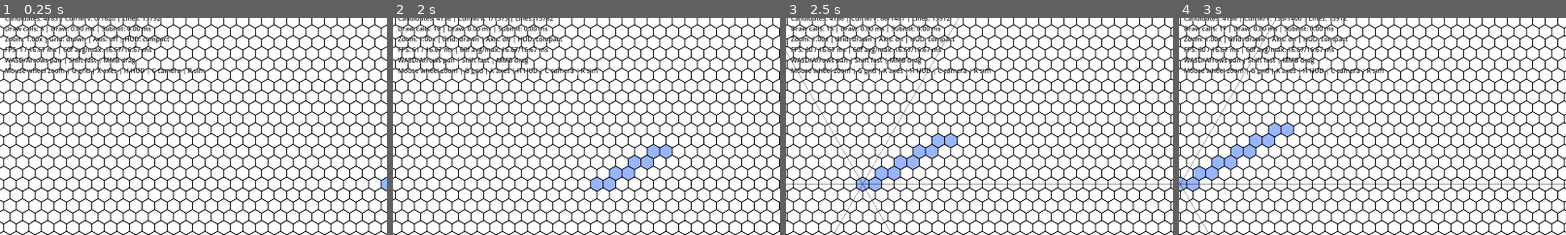
Above: before the commit, frames 1-4 (left to right).
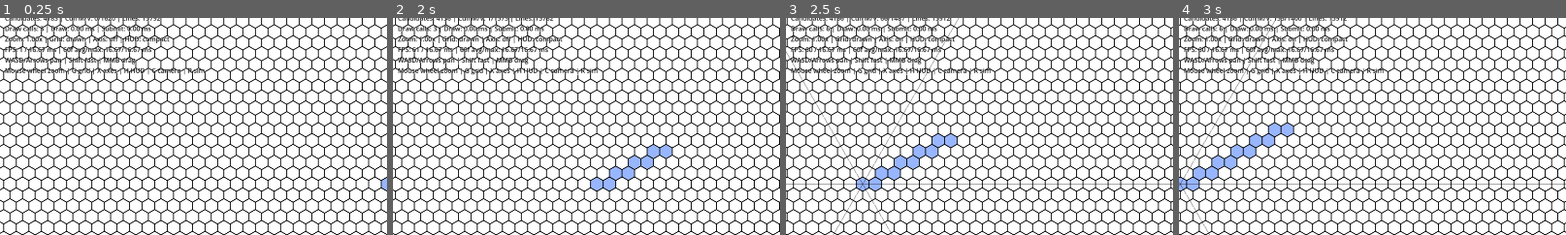
Above: after the commit, the same moments.

Repository: Kanturna/teritro
Game: Godot game, scene res://scenes/hex_lab.tscn
The game is run twice, just before and just after one commit, with the same random seed, the same clock (stepped at 60 frames per second) and the same inputs.
Inputs (mouse positions are % of the whole screen's width and height, from its top left):
- Up to frame 1 (0.25 s): no input
- Up to frame 2 (2 s): tap Enter at 0.5 s; move the mouse to (72, 45) at 0.52 s; hold D 0.53-1.25 s; tap C at 0.6 s; click (72, 45) at 0.67 s; drag from (30, 55) to (45, 70) at 1.27 s
- Up to frame 3 (2.5 s): tap Space at 2 s; move the mouse to (60, 28) at 2.02 s; hold D from 2.03 s (still down); tap X at 2.1 s
- Up to frame 4 (3 s): release D at 2.75 s; drag from (45, 70) to (20, 35) at 2.77 s
The pictures show only the part of the screen within x 0-50%, y 12-62%; the shares and areas given below are measured in that part.

Frame 1 is identical in both runs. In frame 2, 0.5% of the frame differs, in the area x 10-41%, y 3-8%; in frame 3, 0.5%; in frame 4, 0.5%.

Commit message:
perf(rendering): batch territory fills and guard full grid
WHAT:
- Move owned-cell territory rendering to one internal MultiMeshInstance2D batch.
- Keep grid, map outline, and debug axes on the procedural _draw() overlay path.
- Add a full-grid candidate cap plus renderer metrics and HUD output for batch/grid status.
- Add Slice 8 plan docs, ADR-011, findings, status, and next-step updates.

WHY:
- Per-cell _draw() territory fills scaled with owned-cell count and caused FPS drops as territory grew.
- Large Full-LOD grid views also needed a guard against excessive line work.

IMPACT:
- Owned territory draw-call shape is now constant instead of per owned cell.
- Grid rendering is suppressed when the visible Full-Grid candidate area exceeds the configured cap.
- Simulation truth stays outside the renderer; MultiMesh consumes snapshots and color maps only.

VALIDATION:
- Godot headless hex_grid_math_test.gd passed.
- Godot headless territory_sim_test.gd passed.
- Godot headless hex_debug_metrics_test.gd passed.
- Godot headless hex_lab_smoke_test.gd passed.
- git diff --check passed.

DOCS:
- Added docs/PLAN_SLICE_8.md.
- Updated STATUS.md, NEXT_STEPS.md, DECISIONS.md, and FINDINGS.md.

RISKS:
- Manual editor performance/visual verification is still needed.
- Broader grid visual/LOD tuning remains deferred.

FOLLOW-UP:
- Measure Slice 8 behavior at 500/1000/2000 owned cells.
- Re-evaluate incremental MultiMesh updates before owned cells exceed about 10000 or owned_batch_rebuild_ms exceeds 5 ms.

Diff:
--- a/src/rendering/hex_map_renderer.gd
+++ b/src/rendering/hex_map_renderer.gd
@@ -24,6 +24,7 @@
 @export var grid_line_antialiased := false
 @export var grid_line_auto_antialias := true
 @export var grid_antialias_line_point_limit := 40000
+@export var full_grid_candidate_limit := 6000
 @export var debug_axis_visible := false:
 	set(value):
 		debug_axis_visible = value
@@ -41,6 +42,10 @@
 var _grid_line_points := PackedVector2Array()
 var _owned_cells: Dictionary = {}
 var _colony_colors: Dictionary = {}
+var _owned_cells_batch: MultiMeshInstance2D
+var _owned_cell_mesh: ArrayMesh
+var _owned_cell_texture: ImageTexture
+var _owned_batch_colors := PackedColorArray()
 var _visible_centers := PackedVector2Array()
 var _visible_coords: Array[Vector2i] = []
 var _visible_corners: Array[Vector2] = []
@@ -62,9 +67,15 @@
 var _cell_grid_drawn := false
 var _grid_line_effective_antialiased := false
 var _owned_cells_drawn := 0
+var _owned_batch_instances := 0
+var _owned_batch_rebuild_ms := 0.0
+var _owned_batch_draw_calls := 0
+var _grid_suppressed_by_limit := false
+var _estimated_full_grid_candidates := 0
 
 
 func _ready() -> void:
+	_ensure_owned_cells_batch()
 	_visible_corners.resize(4)
 	_rebuild_polygon()
 	_rebuild_map()
@@ -104,13 +115,21 @@
 		"grid_line_effective_antialiased": _grid_line_effective_antialiased,
 		"grid_antialias_line_point_limit": grid_antialias_line_point_limit,
 		"owned_cells_total": _owned_cells.size(),
-		"owned_cells_drawn": _owned_cells_drawn,
+		"owned_cells_drawn": _owned_batch_instances,
+		"owned_render_mode": "multimesh",
+		"owned_batch_instances": _owned_batch_instances,
+		"owned_batch_rebuild_ms": _owned_batch_rebuild_ms,
+		"owned_batch_draw_calls": _owned_batch_draw_calls,
+		"full_grid_candidate_limit": full_grid_candidate_limit,
+		"grid_suppressed_by_limit": _grid_suppressed_by_limit,
+		"estimated_full_grid_candidates": _estimated_full_grid_candidates,
 	}
 
 
 func set_territory_snapshot(snapshot: Dictionary, colony_colors: Dictionary) -> void:
 	_owned_cells = snapshot.get("cell_owners", {}).duplicate()
 	_colony_colors = colony_colors.duplicate()
+	_rebuild_owned_cells_batch()
 	if is_inside_tree():
 		queue_redraw()
 
@@ -120,11 +139,32 @@
 
 
 func will_draw_cell_grid() -> bool:
-	return grid_visible and get_current_lod_mode() == "full"
+	if not grid_visible or get_current_lod_mode() != "full":
+		_grid_suppressed_by_limit = false
+		_estimated_full_grid_candidates = 0
+		return false
+
+	_estimated_full_grid_candidates = _estimate_full_grid_candidate_count()
+	_grid_suppressed_by_limit = (
+		full_grid_candidate_limit > 0
+		and _estimated_full_grid_candidates > full_grid_candidate_limit
+	)
+	return not _grid_suppressed_by_limit
 
 
 func needs_camera_redraw() -> bool:
 	return will_draw_cell_grid()
+
+
+func get_owned_cells_batch() -> MultiMeshInstance2D:
+	_ensure_owned_cells_batch()
+	return _owned_cells_batch
+
+
+func get_owned_cell_instance_color(instance_index: int) -> Color:
+	if instance_index < 0 or instance_index >= _owned_batch_colors.size():
+		return Color.TRANSPARENT
+	return _owned_batch_colors[instance_index]
 
 
 func estimate_visible_hex_count() -> int:
@@ -147,7 +187,6 @@
 
 	if _lod_mode == "overview":
 		var overview_submit_start := Time.get_ticks_usec()
-		_draw_owned_cells(_get_visible_local_rect(), false)
 		_draw_overview_map()
 		_submit_ms = _elapsed_ms(overview_submit_start)
 		_draw_ms = _elapsed_ms(start_usec)
@@ -155,15 +194,13 @@
 
 	if _lod_mode == "simple":
 		var simple_submit_start := Time.get_ticks_usec()
-		_draw_owned_cells(_get_visible_local_rect(), false)
 		_draw_simple_map()
 		_submit_ms = _elapsed_ms(simple_submit_start)
 		_draw_ms = _elapsed_ms(start_usec)
 		return
 
-	if not grid_visible:
+	if not will_draw_cell_grid():
 		var hidden_submit_start := Time.get_ticks_usec()
-		_draw_owned_cells(_get_visible_local_rect(), false)
 		_draw_map_outline()
 		_draw_debug_axis_lines()
 		_submit_ms = _elapsed_ms(hidden_submit_start)
@@ -184,7 +221,6 @@
 	_line_build_ms = _elapsed_ms(line_build_start)
 
 	var submit_start := Time.get_ticks_usec()
-	_draw_owned_cells(visible_rect, true)
 	_draw_map_outline()
 	_draw_debug_axis_lines()
 	if _line_point_count > 0:
@@ -208,7 +244,7 @@
 	_candidate_hex_count = 0
 	_culled_by_map_count = 0
 	_culled_by_view_count = 0
-	_draw_call_estimate = 0
+	_draw_call_estimate = _owned_batch_draw_calls
 	_draw_ms = 0.0
 	_bounds_ms = 0.0
 	_candidate_ms = 0.0
@@ -217,7 +253,9 @@
 	_line_point_count = 0
 	_cell_grid_drawn = false
 	_grid_line_effective_antialiased = false
-	_owned_cells_drawn = 0
+	_owned_cells_drawn = _owned_batch_instances
+	_grid_suppressed_by_limit = false
+	_estimated_full_grid_candidates = 0
 
 
 func _rebuild_map() -> void:
@@ -229,8 +267,10 @@
 
 func _rebuild_polygon() -> void:
 	_base_polygon = _build_hex_polygon_points()
+	_rebuild_owned_cell_mesh()
 	_map_outline_segments = _build_map_outline_segments()
 	_scratch_polygon.resize(6)
+	_rebuild_owned_cells_batch()
 	if is_inside_tree():
 		queue_redraw()
 
@@ -304,23 +344,86 @@
 	return grid_line_auto_antialias and _line_point_count <= grid_antialias_line_point_limit
 
 
-func _draw_owned_cells(visible_rect: Rect2, cull_against_view: bool) -> void:
-	if _owned_cells.is_empty() or _base_polygon.size() != 6:
+func _ensure_owned_cells_batch() -> void:
+	if _owned_cells_batch != null:
 		return
 
+	_owned_cells_batch = MultiMeshInstance2D.new()
+	_owned_cells_batch.name = "OwnedCellsBatch"
+	_owned_cells_batch.z_index = -1
+	_owned_cells_batch.show_behind_parent = true
+	_owned_cells_batch.texture = _get_owned_cell_texture()
+	add_child(_owned_cells_batch)
+
+
+func _get_owned_cell_texture() -> ImageTexture:
+	if _owned_cell_texture != null:
+		return _owned_cell_texture
+
+	var image := Image.create(1, 1, false, Image.FORMAT_RGBA8)
+	image.fill(Color.WHITE)
+	_owned_cell_texture = ImageTexture.create_from_image(image)
+	return _owned_cell_texture
+
+
+func _rebuild_owned_cell_mesh() -> void:
+	_owned_cell_mesh = ArrayMesh.new()
+	if _base_polygon.size() != 6:
+		return
+
+	var vertices := PackedVector3Array()
+	var indices := PackedInt32Array()
+	vertices.resize(7)
+	vertices[0] = Vector3.ZERO
+	for point_index in range(6):
+		var point := _base_polygon[point_index]
+		vertices[point_index + 1] = Vector3(point.x, point.y, 0.0)
+
+	indices.resize(18)
+	var write_index := 0
+	for point_index in range(6):
+		indices[write_index] = 0
+		indices[write_index + 1] = point_index + 1
+		indices[write_index + 2] = (point_index + 1) % 6 + 1
+		write_index += 3
+
+	var arrays := []
+	arrays.resize(Mesh.ARRAY_MAX)
+	arrays[Mesh.ARRAY_VERTEX] = vertices
+	arrays[Mesh.ARRAY_INDEX] = indices
+	_owned_cell_mesh.add_surface_from_arrays(Mesh.PRIMITIVE_TRIANGLES, arrays)
+
+
+func _rebuild_owned_cells_batch() -> void:
+	var start_usec := Time.get_ticks_usec()
+	_ensure_owned_cells_batch()
+
+	var multimesh := MultiMesh.new()
+	multimesh.mesh = _owned_cell_mesh
+	multimesh.transform_format = MultiMesh.TRANSFORM_2D
+	multimesh.use_colors = true
+	multimesh.set_instance_count(_owned_cells.size())
+	var instance_colors := PackedColorArray()
+	instance_colors.resize(_owned_cells.size())
+	_owned_batch_colors = instance_colors
+	_owned_cells_batch.multimesh = multimesh
+
+	var instance_index := 0
 	for coord in _owned_cells.keys():
 		var center: Vector2 = HexGridMath.axial_to_world(coord, hex_radius)
-		if cull_against_view and not _hex_rect_intersects_view(center, visible_rect):
-			continue
-
 		var colony_id := int(_owned_cells[coord])
 		var color: Color = _colony_colors.get(colony_id, default_colony_color)
-		for point_index in range(6):
-			_scratch_polygon[point_index] = center + _base_polygon[point_index]
-
-		draw_colored_polygon(_scratch_polygon, color)
-		_owned_cells_drawn += 1
-		_draw_call_estimate += 1
+		instance_colors[instance_index] = color
+		_owned_cells_batch.multimesh.set_instance_color(instance_index, color)
+		_owned_cells_batch.multimesh.set_instance_transform_2d(instance_index, Transform2D(0.0, center))
+		instance_index += 1
+
+	_owned_batch_colors = instance_colors
+	_owned_cells_batch.multimesh.set_visible_instance_count(_owned_cells.size())
+	_owned_batch_instances = _owned_cells.size()
+	_owned_batch_draw_calls = 1 if _owned_batch_instances > 0 else 0
+	_owned_cells_drawn = _owned_batch_instances
+	_owned_batch_rebuild_ms = _elapsed_ms(start_usec)
 
 
 func _draw_overview_map() -> void:
@@ -496,5 +599,12 @@
 	)
 
 
+func _estimate_full_grid_candidate_count() -> int:
+	var bounds := _get_visible_axial_bounds()
+	var q_count := bounds.end.x - bounds.position.x + 1
+	var r_count := bounds.end.y - bounds.position.y + 1
+	return maxi(0, q_count * r_count)
+
+
 func _elapsed_ms(start_usec: int) -> float:
 	return float(Time.get_ticks_usec() - start_usec) / 1000.0
--- a/src/scenes/hex_lab.gd
+++ b/src/scenes/hex_lab.gd
@@ -167,7 +167,12 @@
 	var draw_stats: Dictionary = overlay_metrics["renderer_draw_ms"]
 	var grid_status := "off"
 	if metrics["grid_visible"]:
-		grid_status = "drawn" if metrics["cell_grid_drawn"] else "hidden by LOD"
+		if metrics["cell_grid_drawn"]:
+			grid_status = "drawn"
+		elif metrics["grid_suppressed_by_limit"]:
+			grid_status = "hidden by cap"
+		else:
+			grid_status = "hidden by LOD"
 	var aa_status := "on" if metrics["grid_line_effective_antialiased"] else "off"
 	if metrics["grid_line_auto_antialias"] and not metrics["grid_line_antialiased"]:
 		aa_status = "auto-on" if metrics["grid_line_effective_antialiased"] else "auto-off"
@@ -247,6 +252,14 @@
 				metrics["line_build_ms"],
 				metrics["submit_ms"],
 			]
+			+ "Render batch: %s | instances %d | rebuild %.3f ms | grid cap %d/%d\n"
+			% [
+				metrics["owned_render_mode"],
+				metrics["owned_batch_instances"],
+				metrics["owned_batch_rebuild_ms"],
+				metrics["estimated_full_grid_candidates"],
+				metrics["full_grid_candidate_limit"],
+			]
 			+ "Draw 60f min/avg/max: %.2f / %.2f / %.2f ms | AA: %s\n"
 			% [
 				draw_stats["min"],
--- a/tests/headless/hex_debug_metrics_test.gd
+++ b/tests/headless/hex_debug_metrics_test.gd
@@ -1,4 +1,6 @@
 extends SceneTree
+
+const HexGridMath = preload("res://src/core/hex/hex_grid_math.gd")
 
 var _failures: Array[String] = []
 
@@ -51,10 +53,20 @@
 		"grid_antialias_line_point_limit",
 		"owned_cells_total",
 		"owned_cells_drawn",
+		"owned_render_mode",
+		"owned_batch_instances",
+		"owned_batch_rebuild_ms",
+		"owned_batch_draw_calls",
+		"full_grid_candidate_limit",
+		"grid_suppressed_by_limit",
+		"estimated_full_grid_candidates",
 	]:
 		_assert_eq(metrics.has(key), true, "renderer metric key %s" % key)
 	_assert_eq(metrics["map_outline_segments"], 966, "radius 80 map outline segment count")
 	_assert_eq(metrics["owned_cells_total"], 1, "renderer has starter ownership snapshot")
+	_assert_eq(metrics["owned_render_mode"], "multimesh", "owned cell render mode")
+	_assert_eq(metrics["owned_batch_instances"], 1, "starter owned batch instances")
+	_assert_eq(metrics["owned_batch_draw_calls"], 1, "starter owned batch draw call estimate")
 
 	var sim_metrics: Dictionary = debug_overlay.get_provider_metrics("simulation")
 	for key in [
@@ -112,6 +124,9 @@
 	_assert_eq(metrics["grid_line_effective_antialiased"], true, "auto antialiasing activates under line-point limit")
 
 	_assert_camera_redraw_matrix(renderer, camera)
+	await _assert_owned_cell_batch_path(renderer, camera)
+	await _assert_multimesh_preserves_per_colony_color(renderer)
+	_assert_grid_candidate_cap(renderer, camera)
 
 	if _failures.is_empty():
 		print("Hex debug metrics tests passed.")
@@ -155,6 +170,68 @@
 		)
 
 
+func _assert_owned_cell_batch_path(renderer: Node, camera: Camera2D) -> void:
+	camera.zoom = Vector2.ONE
+	renderer.grid_visible = false
+	var child_count_before: int = renderer.get_child_count()
+	var owners := _owned_cells_snapshot(13)
+	renderer.set_territory_snapshot({"cell_owners": owners}, {1: Color(0.1, 0.36, 1.0, 0.45)})
+	renderer.queue_redraw()
+	await process_frame
+	await process_frame
+
+	var metrics: Dictionary = renderer.get_debug_metrics()
+	_assert_eq(renderer.get_child_count(), child_count_before, "owned batch does not add per-cell nodes")
+	_assert_eq(metrics["owned_cells_total"], owners.size(), "synthetic owned snapshot count")
+	_assert_eq(metrics["owned_batch_instances"], owners.size(), "synthetic owned batch instance count")
+	_assert_eq(metrics["owned_cells_drawn"], owners.size(), "owned cells drawn via batch metric")
+	_assert_eq(metrics["owned_batch_draw_calls"], 1, "owned batch draw call remains one")
+	_assert_true(metrics["draw_calls"] <= 5, "draw call estimate does not scale with owned cells")
+
+
+func _assert_multimesh_preserves_per_colony_color(renderer: Node) -> void:
+	var owners := {
+		Vector2i(1, 0): 1,
+		Vector2i(2, 0): 2,
+	}
+	var colors := {
+		1: Color.RED,
+		2: Color.BLUE,
+	}
+	renderer.set_territory_snapshot({"cell_owners": owners}, colors)
+	await process_frame
+
+	var batch: MultiMeshInstance2D = renderer.get_owned_cells_batch()
+	_assert_eq(batch.multimesh.instance_count, 2, "two-color batch instance count")
+	_assert_true(
+		renderer.get_owned_cell_instance_color(0) != renderer.get_owned_cell_instance_color(1),
+		"per-colony instance colors are preserved"
+	)
+
+
+func _assert_grid_candidate_cap(renderer: Node, camera: Camera2D) -> void:
+	camera.zoom = Vector2.ONE
+	renderer.grid_visible = true
+	renderer.full_grid_candidate_limit = 6000
+	_assert_eq(renderer.will_draw_cell_grid(), true, "default zoom under grid candidate cap")
+
+	renderer.full_grid_candidate_limit = 1
+	_assert_eq(renderer.will_draw_cell_grid(), false, "low grid candidate cap suppresses full grid")
+	var metrics: Dictionary = renderer.get_debug_metrics()
+	_assert_eq(metrics["grid_suppressed_by_limit"], true, "grid suppressed metric")
+	_assert_eq(metrics["full_grid_candidate_limit"], 1, "grid cap metric")
+	_assert_true(metrics["estimated_full_grid_candidates"] > 1, "estimated grid candidate count")
+
+	renderer.full_grid_candidate_limit = 6000
+
+
+func _owned_cells_snapshot(radius: int) -> Dictionary:
+	var owners := {}
+	for coord in HexGridMath.coords_in_radius(radius):
+		owners[coord] = 1
+	return owners
+
+
 func _assert_eq(actual, expected, label: String) -> void:
 	if actual != expected:
 		_failures.append("%s: expected %s, got %s" % [label, expected, actual])
--- a/tests/headless/hex_lab_smoke_test.gd
+++ b/tests/headless/hex_lab_smoke_test.gd
@@ -25,8 +25,10 @@
 
 	_assert_eq(debug_overlay.has_provider("simulation"), true, "simulation provider registered")
 	_assert_eq(renderer.get_total_hex_count(), 19441, "radius 80 total hex count")
-	_assert_eq(renderer.get_child_count(), 0, "renderer does not create child nodes per hex")
+	_assert_eq(renderer.get_child_count(), 1, "renderer has one owned-cell batch helper")
+	_assert_eq(renderer.get_owned_cells_batch().name, "OwnedCellsBatch", "owned-cell batch helper name")
 	_assert_eq(renderer.get_debug_metrics()["owned_cells_total"], 1, "renderer receives starter snapshot")
+	_assert_eq(renderer.get_debug_metrics()["owned_batch_instances"], 1, "renderer batches starter ownership")
 	_assert_true(
 		renderer.estimate_visible_hex_count() < 2800,
 		"default zoom visible hex count below 2800 with edge coverage, got %d"
@@ -76,6 +78,11 @@
 	sim_metrics = debug_overlay.get_provider_metrics("simulation")
 	_assert_eq(sim_metrics["enclosure_filled_cells_last_step"], 1, "scene sim fills enclosure")
 	_assert_eq(renderer.get_debug_metrics()["owned_cells_total"], owned.size() + 2, "renderer receives filled snapshot")
+	_assert_eq(
+		renderer.get_debug_metrics()["owned_batch_instances"],
+		owned.size() + 2,
+		"renderer batches filled snapshot"
+	)
 
 	if _failures.is_empty():
 		print("Hex lab smoke tests passed.")
Not shown, changed: docs/DECISIONS.md
Not shown, changed: docs/FINDINGS.md
Not shown, changed: docs/NEXT_STEPS.md
Not shown, added: docs/PLAN_SLICE_8.md
Not shown, changed: docs/STATUS.md
